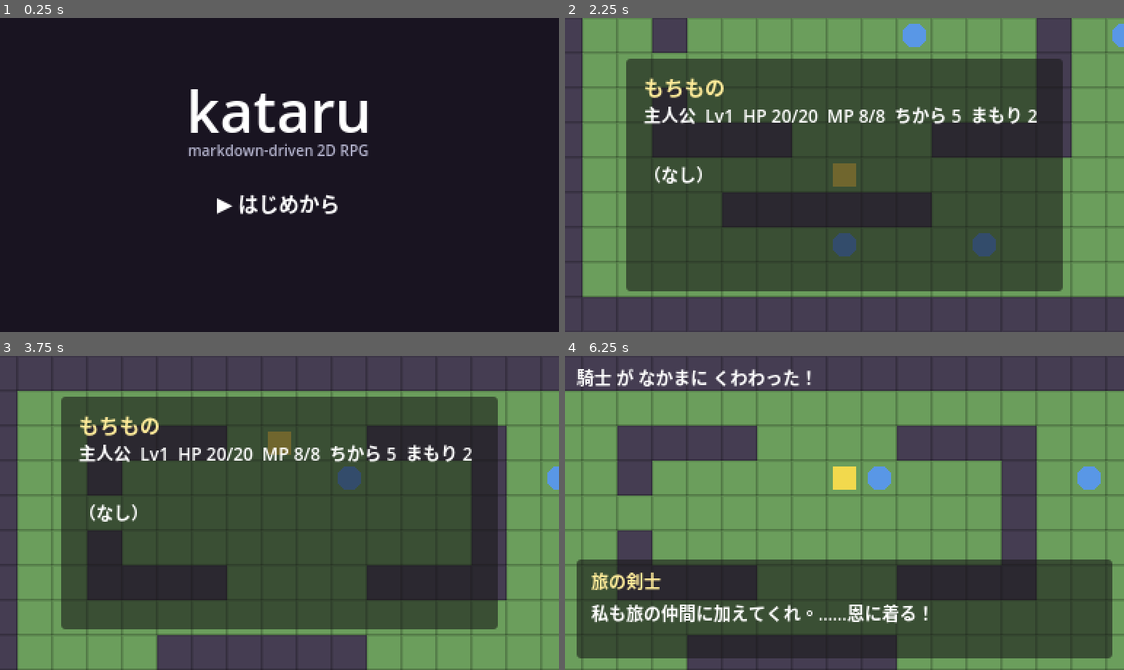
Above: before the commit, frames 1-4 (two rows, left to right).
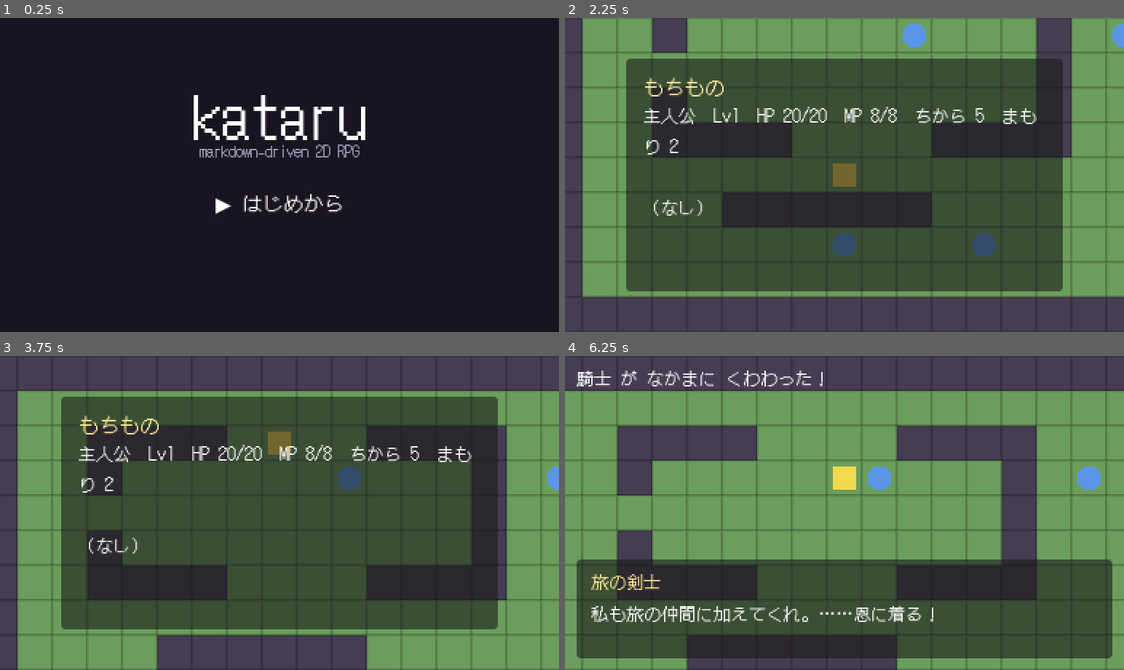
Above: after the commit, the same moments.

Repository: dobachi/kataru
Game: Godot game, scene res://src/game/Title.tscn
Same seed, same stepped clock (60 frames per second), same inputs: the game is played once before the commit and once after it.
Inputs:
- Up to frame 1 (0.25 s): no input
- Up to frame 2 (2.25 s): tap Enter (ui_accept) at 0.5, 0.77, 1.25, 1.52 s; hold Right (ui_right) 0.53-1.28 s; tap I at 0.6, 1.35, 2.1 s; hold Down (ui_down) 1.28-2.03 s; hold Right (ui_right) from 2.03 s (still down)
- Up to frame 3 (3.75 s): tap Enter (ui_accept) at 2.75, 3.02 s; release Right (ui_right) at 2.78 s; hold Up (ui_up) 2.78-3.53 s; tap I at 2.85, 3.6 s; hold Left (ui_left) from 3.53 s (still down)
- Up to frame 4 (6.25 s): tap Enter (ui_accept) at 3.77, 4.25, 4.52, 5, 5.75, 6.02 s; tap I at 4.35, 5.1, 5.85 s; release Left (ui_left) at 5.03 s; hold Down (ui_down) 5.03-5.78 s; hold Right (ui_right) from 5.78 s (still down)

The runs differ from the first frame. In frame 1, 3.5% of the frame differs, in the area x 33-66%, y 22-63%; in frame 2, 2.7%; in frame 3, 2.7%; in frame 4, 3.3%.

Commit message:
assets: 日本語ピクセルフォント(DotGothic16/OFL)を導入
- assets/fonts/DotGothic16-Regular.ttf（SIL OFL 1.1）を同梱
- assets/ui/theme.tres を既定Themeに設定（default_font=DotGothic16, size12）
- CREDITS.md でライセンスを層別管理（コード=Apache-2.0 / 素材=各CC）
- README にライセンス層の記載

関連: #48 #50

Diff:
--- /dev/null
+++ b/assets/ui/theme.tres
@@ -0,0 +1,7 @@
+[gd_resource type="Theme" load_steps=2 format=3 uid="uid://b0kataruui01"]
+
+[ext_resource type="FontFile" uid="uid://vk37xp0pv1yk" path="res://assets/fonts/DotGothic16-Regular.ttf" id="1_font"]
+
+[resource]
+default_font = ExtResource("1_font")
+default_font_size = 12
--- a/project.godot
+++ b/project.godot
@@ -19,6 +19,10 @@
 window/size/window_height_override=648
 window/stretch/mode="viewport"
 
+[gui]
+
+theme/custom="res://assets/ui/theme.tres"
+
 [rendering]
 
 renderer/rendering_method="gl_compatibility"
Not shown, added: assets/fonts/DotGothic16-OFL.txt
Binary file added: assets/fonts/DotGothic16-Regular.ttf
Not shown, added: assets/fonts/DotGothic16-Regular.ttf.import
Not shown, added: CREDITS.md
Not shown, changed: README.md
